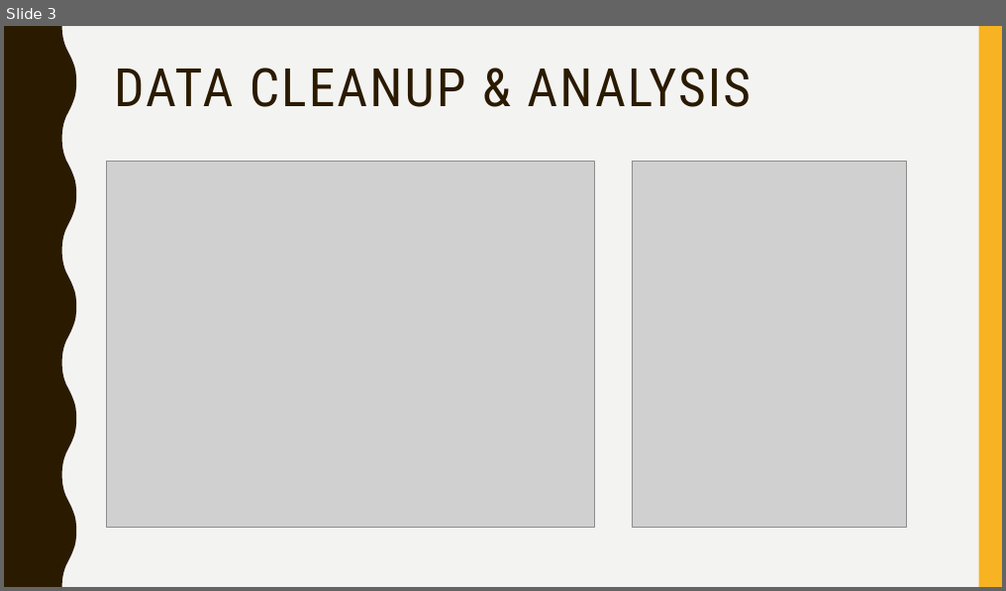
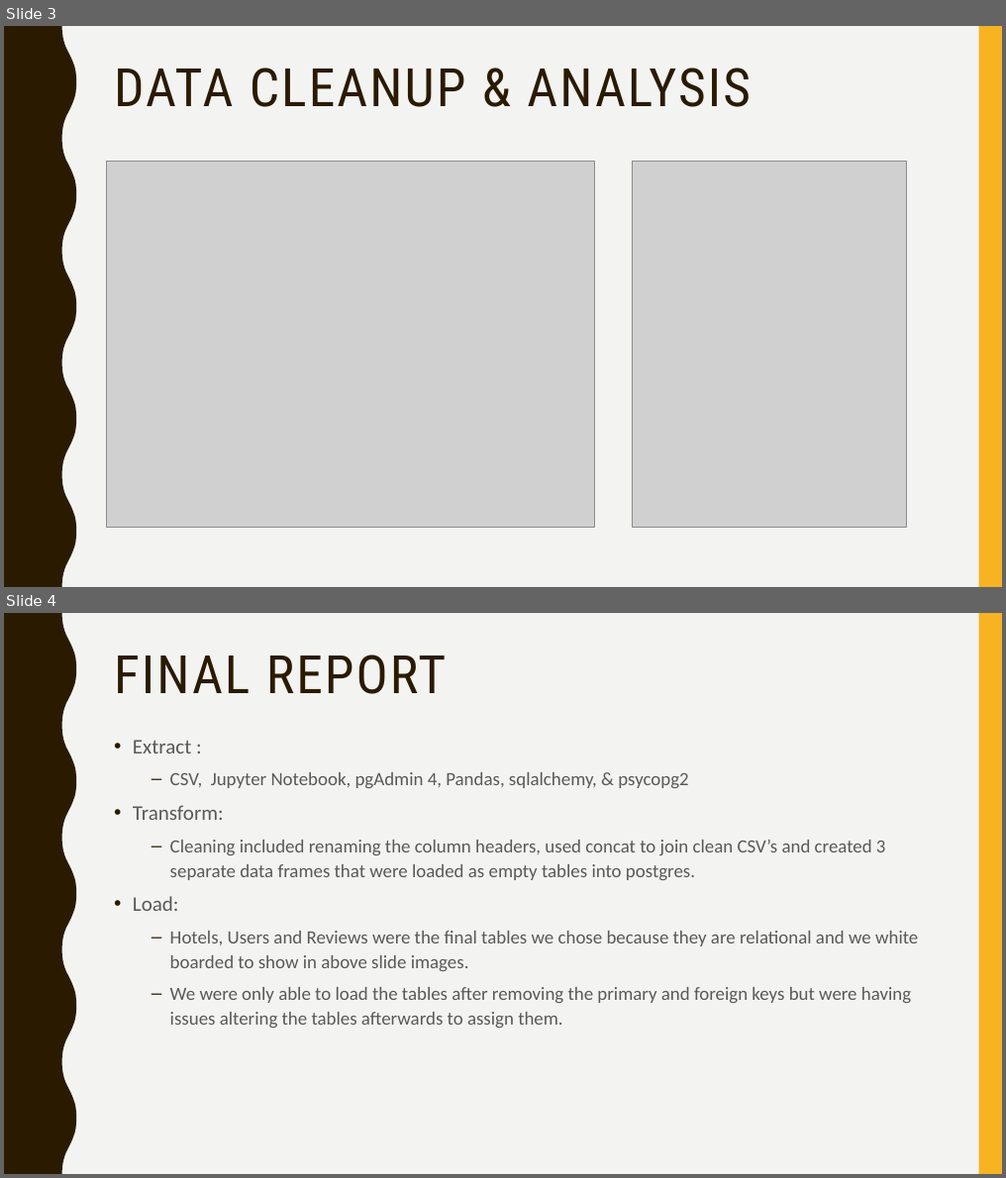
Before and after one commit to Pinkjewels7/ETL-Project, a slide deck: ETL Group Project Presentation.pptx. Shown one above the other, each under a label of ours: slide 3 before the commit, slides 3 and 4 after it. The pictures are 1006x591 and 1006x1178 pixels, drawn with LibreOffice and Linux fonts; fonts in the diff are those of the drawing; grey boxes stand for pictures. Boxes give left, top, right and bottom in pixels: in the first picture for what was removed or moved away, otherwise in the second. Text is boxed around its words. In the diff, an @@ line names an element or a change of style, - is before the commit and + after.

Commit message:
Add files via upload
Final Powerpoint Slides

```diff
--- a/ETL Group Project Presentation.pptx
+++ b/ETL Group Project Presentation.pptx
@@ slide 4 added at (4, 613, 1002, 1174), background #F3F3F2; not listed: 2 template elements that a slide beside it also shows @@
@@ title added at (114, 655, 446, 694), 51 pt, text #2A1A00 @@
+FINAL REPORT
@@ text added at (133, 740, 918, 1028), 18 pt, text #595959 @@
+• Extract :
+  – CSV, Jupyter Notebook, pgAdmin 4, Pandas, sqlalchemy, & psycopg2
+• Transform:
+  – Cleaning included renaming the column headers, used concat to join clean CSV’s and created 3 separate data frames that were loaded as empty tables into postgres.
+• Load:
+  – Hotels, Users and Reviews were the final tables we chose because they are relational and we white boarded to show in above slide images.
+  – We were only able to load the tables after removing the primary and foreign keys but were having issues altering the tables afterwards to assign them.
```
Also in this commit, not shown: 3 slides removed.
